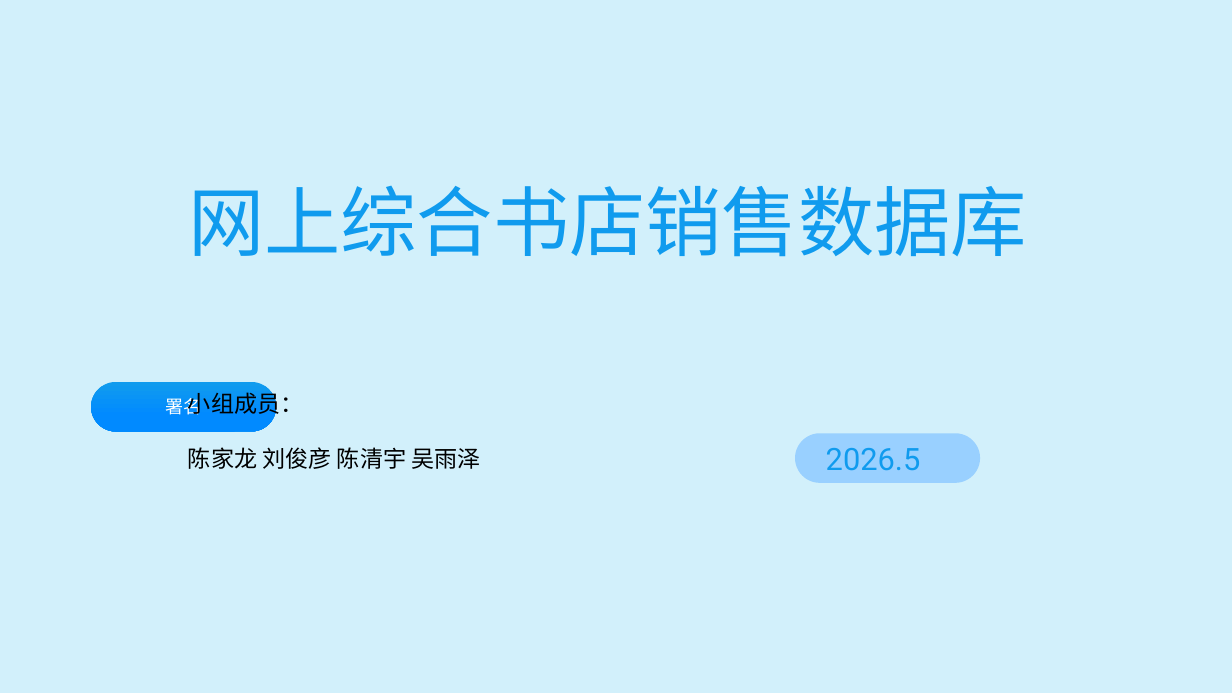
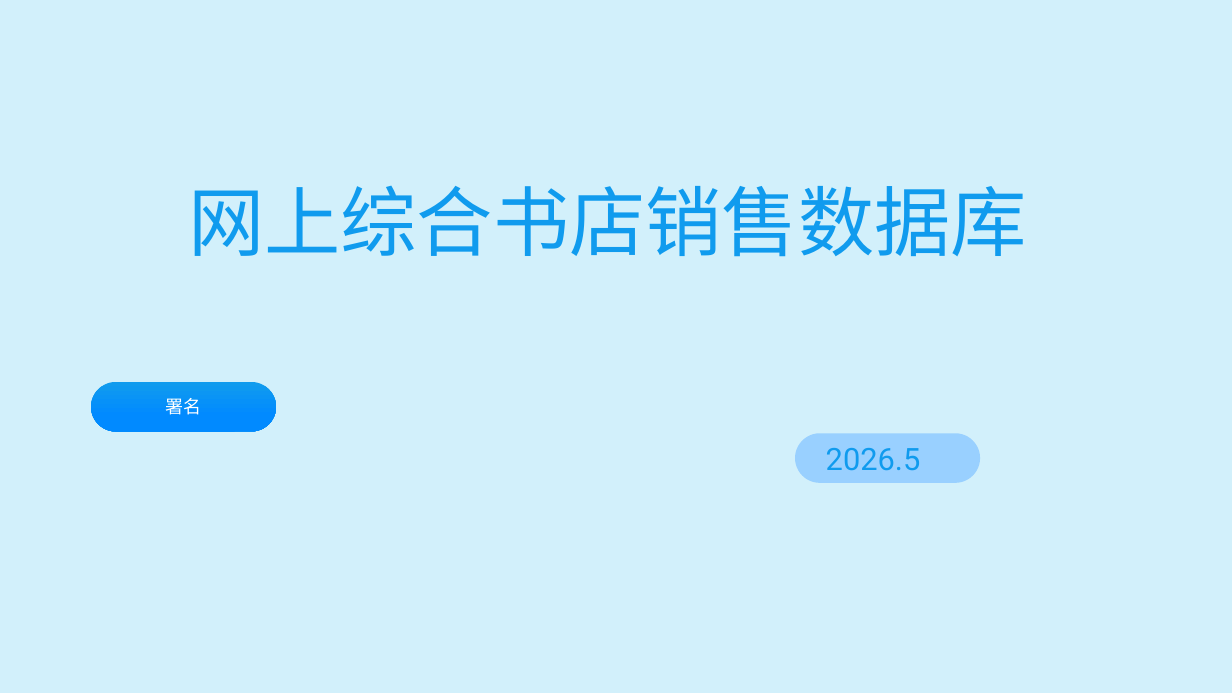
Before and after one commit to Loong-C/FDU-Database, a slide deck: slide 1 of pre/网上综合书店销售数据库_展示(6).pptx. Drawn at 1232x693 pixels with LibreOffice and Linux fonts; fonts in the diff are those of the drawing; background and template pictures are left out. Boxes give left, top, right and bottom in pixels: in the first picture for what was removed or moved away, otherwise in the second. Text is boxed around its words. In the diff, an @@ line names an element or a change of style, - is before the commit and + after.

```diff
--- a/pre/网上综合书店销售数据库_展示(6).pptx
+++ b/pre/网上综合书店销售数据库_展示(6).pptx
@@ text removed at (188, 388, 480, 469) @@
-小组成员：
-陈家龙 刘俊彦 陈清宇 吴雨泽
```
Also in this commit, not shown: 56 other files.
